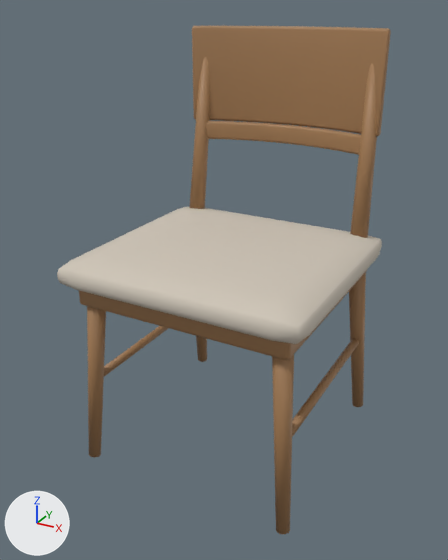
An edit to the glTF model apps/web/models/furniture/chair.glb, drawn before and after from the same camera.
The view is the same before and after, from a camera (50 mm lens) standing at (0.546, -1.04, 0.886) and looking at (-0.011, -0.028, 0.38). Arrows for +X, +Y and +Z are at lower left; the lights stay in place. The older version comes first.

The first picture shows 'back', 'back_low', 'frame', 'leg_b0', 'leg_b1', 'leg_f0', 'leg_f1', 'post0', 'post1', 'rail0', 'rail1', 'seat'.
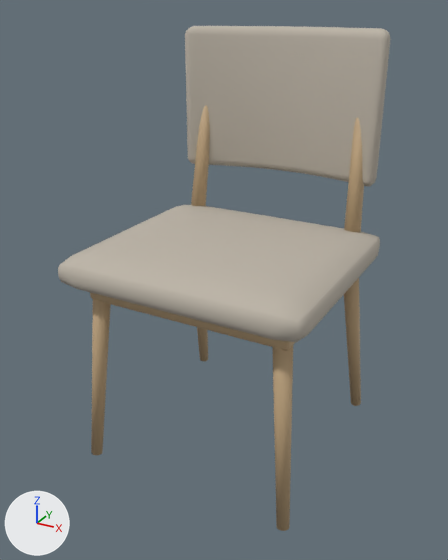
Location of each change, (x1, y1, x2, y2) in pixels of the pictures (448 x 560 px):
'seat', recoloured, surface changed, reshaped, moved: before (57, 207, 382, 344); after (58, 205, 380, 342)
'back', recoloured, reshaped, moved (45% taller): before (192, 26, 391, 136); after (185, 26, 391, 186)
'frame', recoloured, rescaled: before (79, 270, 367, 360); after (90, 292, 295, 350)
'leg_f1', recoloured, moved: before (272, 355, 294, 534); after (273, 345, 293, 531)
'post1', recoloured, reshaped, moved: before (350, 63, 377, 238); after (344, 117, 364, 233)
'back_low', deleted (brown): before (206, 121, 361, 155)
'leg_f0', recoloured, moved (brown to beige): before (87, 306, 106, 457); after (91, 299, 111, 455)
'leg_b1', recoloured, reshaped, moved (brown to beige): before (349, 272, 366, 407); after (344, 278, 361, 406)
'post0', recoloured, reshaped, moved: before (189, 57, 210, 209); after (191, 105, 210, 206)
'rail1', deleted (brown): before (292, 339, 359, 437)
'rail0', deleted (brown): before (104, 326, 168, 376)
'leg_b0', recoloured, moved: before (196, 336, 207, 362); after (197, 327, 208, 361)

The change, as a list of edits to the scene's bpy script:
```text
Change mat_seat:
    mat_seat.base_color: (0.624, 0.565, 0.479) -> (0.509, 0.462, 0.392)  # pale yellow #cfc6b8 -> grey #bdb5a8
    mat_seat.roughness: 0.93 -> 0.97
Change me_back:
    remove me_back.from_pydata(...)  # 336 vertices, 668 faces; spans x -0.215..0.215, y -0.032..0.032, z -0.1..0.1
    remove me_back.materials.append(mat_oak)  # brown #a27a52
    add me_back.from_pydata(...)  # 336 vertices, 668 faces; spans x -0.22..0.22, y -0.045..0.045, z -0.15..0.15
    me_back part 6: 336 of 336 vertices moved; they spanned x -0.215..0.215, y -0.032..0.032, z -0.1..0.1 and now span x -0.22..0.22, y -0.045..0.045, z -0.15..0.15; mean shift (0.0, -0.001, 0.0)
    add me_back.materials.append(mat_back)  # grey #bdb5a8
Change me_frame:
    remove me_frame.from_pydata(...)  # 96 vertices, 188 faces; spans x -0.22..0.22, y -0.215..0.215, z -0.02..0.02
    remove me_frame.materials.append(mat_oak)  # brown #a27a52
    add me_frame.from_pydata(...)  # 96 vertices, 188 faces; spans x -0.21..0.21, y -0.195..0.195, z -0.018..0.018
    me_frame part 4: the whole mesh is scaled about its middle by (0.954, 0.905, 0.845)
    add me_frame.materials.append(mat_frame)  # beige #bfa47e
Change me_leg_b0:
    remove me_leg_b0.from_pydata(...)  # 40 vertices, 76 faces; spans x -0.026..0.026, y -0.043..0.043, z -0.202..0.202
    remove me_leg_b0.materials.append(mat_oak)  # brown #a27a52
    add me_leg_b0.from_pydata(...)  # 40 vertices, 76 faces; spans x -0.027..0.027, y -0.05..0.05, z -0.202..0.202
    edits to the shape of me_leg_b0 do not show in these pictures
    add me_leg_b0.materials.append(mat_frame)  # beige #bfa47e
Change me_leg_b1:
    remove me_leg_b1.from_pydata(...)  # 40 vertices, 76 faces; spans x -0.026..0.026, y -0.043..0.043, z -0.202..0.202
    remove me_leg_b1.materials.append(mat_oak)  # brown #a27a52
    add me_leg_b1.from_pydata(...)  # 40 vertices, 76 faces; spans x -0.027..0.027, y -0.05..0.05, z -0.202..0.202
    me_leg_b1 part 2: the whole mesh is multiplied about its middle by the matrix ((1.0, -0.006, -0.013), (0.005, 0.999, -0.037), (0.013, 0.037, 0.999))
    add me_leg_b1.materials.append(mat_frame)  # beige #bfa47e
Change me_leg_f0:
    remove me_leg_f0.from_pydata(...)  # 40 vertices, 76 faces; spans x -0.029..0.029, y -0.028..0.028, z -0.201..0.201
    remove me_leg_f0.materials.append(mat_oak)  # brown #a27a52
    add me_leg_f0.from_pydata(...)  # 40 vertices, 76 faces; spans x -0.03..0.03, y -0.03..0.03, z -0.201..0.201
    edits to the shape of me_leg_f0 do not show in these pictures
    add me_leg_f0.materials.append(mat_frame)  # beige #bfa47e
Change me_leg_f1:
    remove me_leg_f1.from_pydata(...)  # 40 vertices, 76 faces; spans x -0.029..0.029, y -0.028..0.028, z -0.201..0.201
    remove me_leg_f1.materials.append(mat_oak)  # brown #a27a52
    add me_leg_f1.from_pydata(...)  # 40 vertices, 76 faces; spans x -0.03..0.03, y -0.03..0.03, z -0.201..0.201
    edits to the shape of me_leg_f1 do not show in these pictures
    add me_leg_f1.materials.append(mat_frame)  # beige #bfa47e
Change me_post0:
    remove me_post0.from_pydata(...)  # 40 vertices, 76 faces; spans x -0.021..0.021, y -0.039..0.039, z -0.197..0.197
    remove me_post0.materials.append(mat_oak)  # brown #a27a52
    add me_post0.from_pydata(...)  # 40 vertices, 76 faces; spans x -0.023..0.023, y -0.038..0.038, z -0.177..0.177
    me_post0 part 1: the whole mesh is multiplied about its middle by the matrix ((0.936, 0.097, 0.003), (-0.097, 0.935, 0.01), (-0.005, -0.02, 0.9))
    add me_post0.materials.append(mat_frame)  # beige #bfa47e
Change me_post1:
    remove me_post1.from_pydata(...)  # 40 vertices, 76 faces; spans x -0.021..0.021, y -0.039..0.039, z -0.197..0.197
    remove me_post1.materials.append(mat_oak)  # brown #a27a52
    add me_post1.from_pydata(...)  # 40 vertices, 76 faces; spans x -0.023..0.023, y -0.038..0.038, z -0.177..0.177
    me_post1 part 3: the whole mesh is multiplied about its middle by the matrix ((0.936, -0.097, -0.003), (0.097, 0.935, 0.01), (0.005, -0.02, 0.9))
    add me_post1.materials.append(mat_frame)  # beige #bfa47e
Change me_seat:
    remove me_seat.from_pydata(...)  # 602 vertices, 1200 faces; spans x -0.25..0.25, y -0.235..0.235, z -0.031..0.031
    add me_seat.from_pydata(...)  # 602 vertices, 1200 faces; spans x -0.25..0.25, y -0.23..0.23, z -0.037..0.037
    me_seat part 5: 600 of 602 vertices moved; they spanned x -0.25..0.25, y -0.235..0.235, z -0.031..0.031 and now span x -0.25..0.25, y -0.23..0.23, z -0.037..0.037; mean shift (0.0, 0.0, -0.001); largest move (-0.24, 0.225, -0.021) -> (-0.238, 0.218, -0.025)
Change ob_back:
    ob_back.location: (0.0, 0.228, 0.75) -> (0.0, 0.215, 0.7)
Remove ob_back_low:
    ob_back_low = bpy.data.objects.new('back_low', me_back_low)
Change ob_frame:
    ob_frame.location: (0.0, -0.015, 0.38) -> (0.0, -0.015, 0.383)
Change ob_leg_b0:
    ob_leg_b0.location: (-0.207, 0.2, 0.2) -> (-0.2, 0.192, 0.202)
Change ob_leg_b1:
    ob_leg_b1.location: (0.207, 0.2, 0.2) -> (0.2, 0.192, 0.202)
Change ob_leg_f0:
    ob_leg_f0.location: (-0.206, -0.21, 0.2) -> (-0.202, -0.202, 0.201)
Change ob_leg_f1:
    ob_leg_f1.location: (0.206, -0.21, 0.2) -> (0.202, -0.202, 0.201)
Change ob_post0:
    ob_post0.location: (-0.197, 0.195, 0.595) -> (-0.185, 0.18, 0.575)
Change ob_post1:
    ob_post1.location: (0.197, 0.195, 0.595) -> (0.185, 0.18, 0.575)
Remove ob_rail0:
    ob_rail0 = bpy.data.objects.new('rail0', me_rail0)
Remove ob_rail1:
    ob_rail1 = bpy.data.objects.new('rail1', me_rail1)
Change ob_seat:
    ob_seat.location: (0.0, -0.025, 0.431) -> (0.0, -0.03, 0.437)
```
